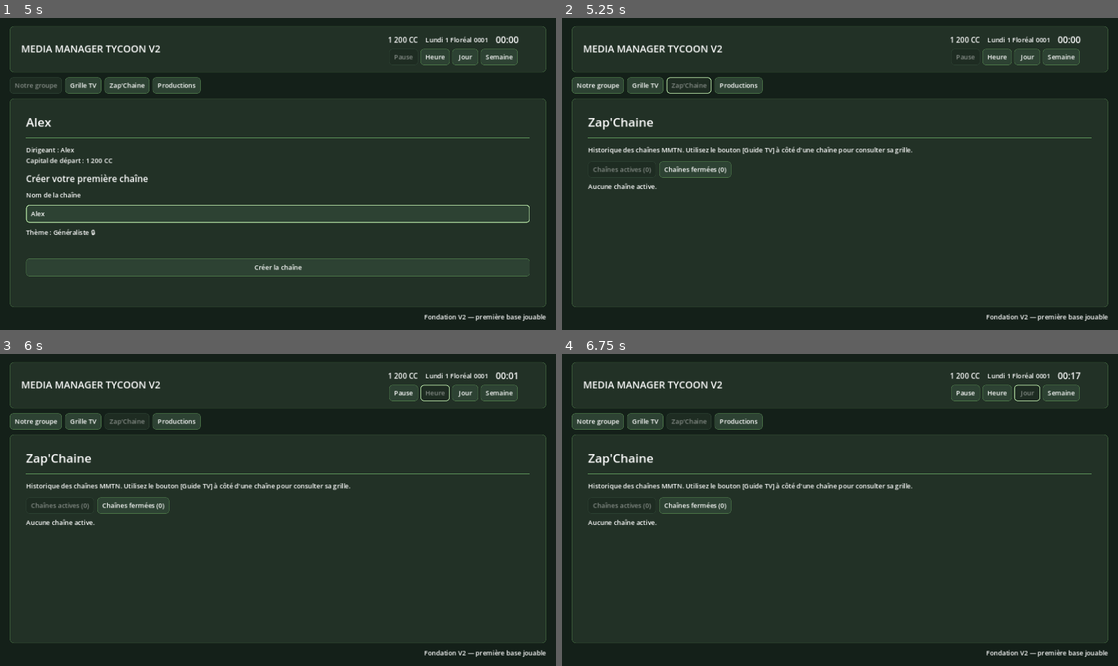
Above: before the commit, frames 1-4 (two rows, left to right).
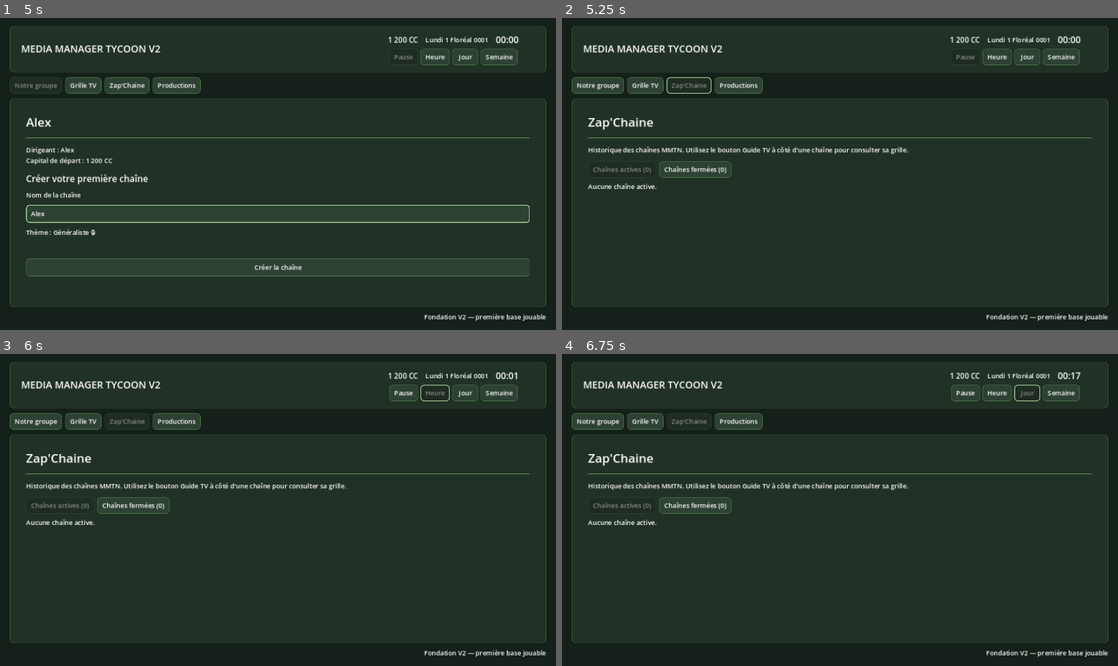
Above: after the commit, the same moments.

Repository: Adrienco69/MediaManagerTycoon_V2
Game: Godot game, scene res://scenes/main.tscn
Same seed, same stepped clock (60 frames per second), same inputs: the game is played once before the commit and once after it.
Inputs (mouse positions are in pixels of both pictures, inside the frame that each line leads up to):
- Up to frame 1 (5 s): click (278, 164) at 0.52 s; type "Alex" at 0.6 s; click (278, 205) at 0.75 s; type "Alex" at 0.83 s; click "Commencer" at 1.25 s; click (278, 214) at 2.02 s; type "Alex" at 2.1 s; click "Grille TV" at 2.75 s; click "Notre groupe" at 3.5 s; click (278, 214) at 4.27 s; type "Alex" at 4.35 s
- Up to frame 2 (5.25 s): click "Zap'Chaine" at 5 s
- Up to frame 3 (6 s): click "Heure" at 5.75 s
- Up to frame 4 (6.75 s): click "Jour" at 6.5 s

Frame 1 is identical in both runs. In frame 2, 0.4% of the frame differs, in the area x 32-63%, y 41-44%; in frame 3, 0.4%; in frame 4, 0.4%.

Commit message:
Fix Guide TV button label without brackets

Diff:
--- a/scripts/ui/zap_page_controller.gd
+++ b/scripts/ui/zap_page_controller.gd
@@ -13,7 +13,7 @@
 ) -> void:
 	clear(content_container)
 	page_description.size_flags_vertical = Control.SIZE_SHRINK_BEGIN
-	page_description.text = "Historique des chaînes MMTN. Utilisez le bouton [Guide TV] à côté d'une chaîne pour consulter sa grille."
+	page_description.text = "Historique des chaînes MMTN. Utilisez le bouton Guide TV à côté d'une chaîne pour consulter sa grille."
 
 	var dynamic: VBoxContainer = VBoxContainer.new()
 	dynamic.name = DYNAMIC_NODE_NAME
@@ -147,7 +147,7 @@
 	row.add_child(name_label)
 
 	var guide_button: Button = Button.new()
-	guide_button.text = "[Guide TV]"
+	guide_button.text = "Guide TV"
 	guide_button.flat = false
 	guide_button.focus_mode = Control.FOCUS_ALL
 	guide_button.custom_minimum_size = Vector2(105, 34)
